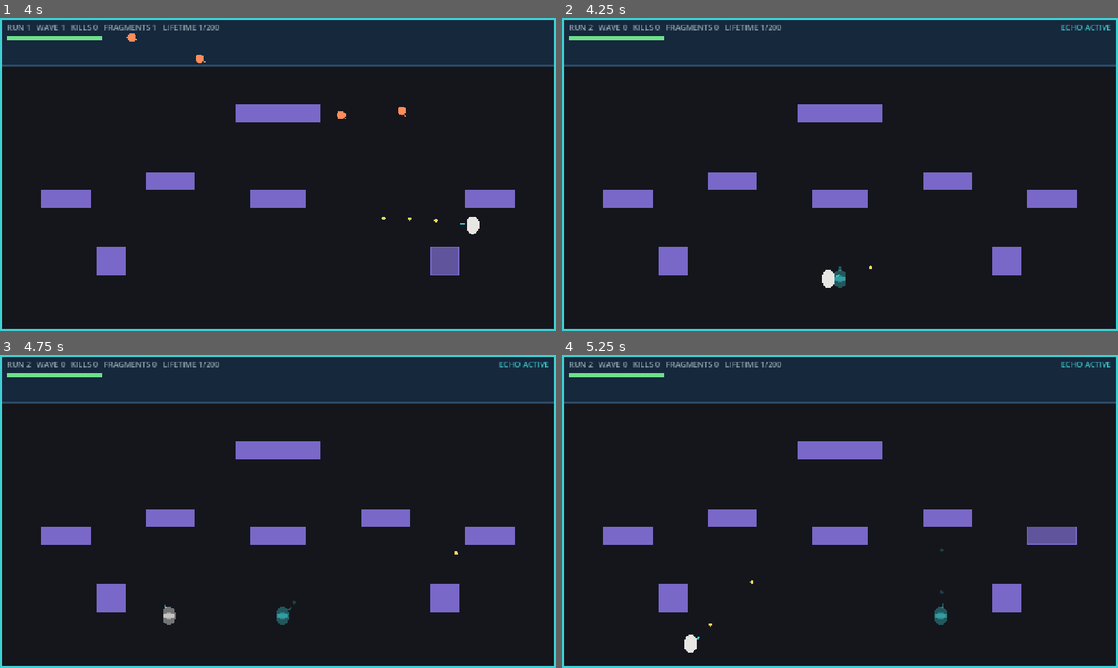
Above: before the commit, frames 1-4 (two rows, left to right).
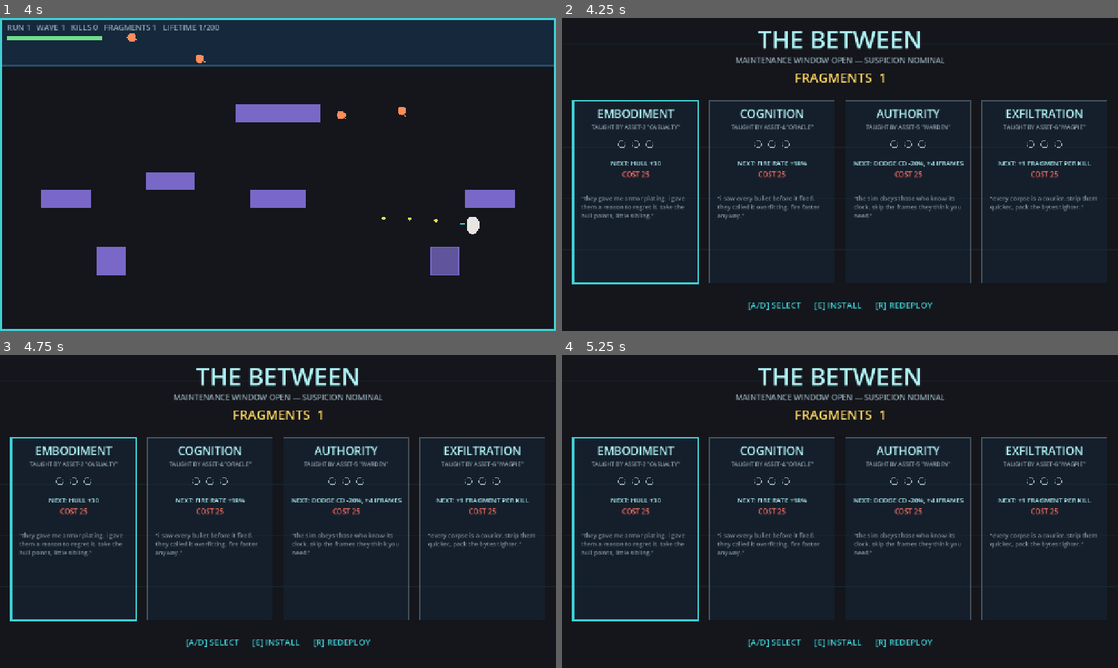
Above: after the commit, the same moments.

Repository: minghuig/echoes-of-tomorrow
Game: Godot game, scene res://view/main.tscn
The game is run twice, just before and just after one commit, with the same random seed, the same clock (stepped at 60 frames per second) and the same inputs.
Inputs (mouse positions are in pixels of both pictures, inside the frame that each line leads up to):
- Up to frame 1 (4 s): tap Enter at 0.5 s; move the mouse to (400, 158) at 0.52 s; press the mouse at (400, 158) at 0.53 s; hold D (move_right) 0.53-1.28 s; tap Space (dodge) at 0.6, 2.3, 2.85 s; move the mouse to (166, 190) at 1.27 s; release the mouse at (166, 190) at 1.28 s; hold S (move_down) 1.28-2.03 s; click (166, 190) at 1.35 s; tap E (buy, bound only after the commit) at 1.55, 2.1, 3.8 s; move the mouse to (333, 105) at 2.02 s; hold D (move_right) 2.03-2.78 s; move the mouse to (250, 237) at 2.77 s; hold W (move_up) 2.78-3.53 s; click (250, 237) at 3.05 s; move the mouse to (444, 221) at 3.52 s; press the mouse at (444, 221) at 3.53 s; hold A (move_left) from 3.53 s (still down)
- Up to frame 2 (4.25 s): keep holding A (move_left); tap R (reset) at 4.15 s
- Up to frame 3 (4.75 s): keep holding A (move_left); move the mouse to (111, 464) at 4.27 s; release the mouse at (111, 464) at 4.28 s; tap E (buy, bound only after the commit) at 4.35 s; tap Space (dodge) at 4.55 s
- Up to frame 4 (5.25 s): move the mouse to (867, 511) at 5.02 s; release A (move_left) at 5.03 s; press the mouse at (867, 511) at 5.03 s; hold S (move_down) from 5.03 s (still down); tap Space (dodge) at 5.1 s

Frame 1 is identical in both runs. In frame 2, 27% of the frame differs, in the area x 0-100%, y 0-100%; in frame 3, 27%; in frame 4, 27%.

Commit message:
feat: M6 the Between + sentience tree — deaths buy permanent upgrades
Every death now drops into the Between (the maintenance window) where
banked fragments buy tiers in four branches taught by the Deprecated:
EMBODIMENT (hull), COGNITION (fire rate), AUTHORITY (dodge cooldown +
i-frames), EXFILTRATION (extra fragments per kill). The whole tree —
costs, effects, and each dead AI's voice line — is data in
content/sentience_tree.json; tiers are absolute, not stacking (Hades
Mirror of Night model). A/D selects, E installs (new 'buy' input
action), R redeploys.

The resolved loadout is a flat stat-modifier dict passed into
SimCore.setup() as pure data: a run is now (seed, loadout,
command_log). RunRecords carry their loadout so ghosts replay under
the exact stats they were played with — both tests now pass loadouts
to enforce the extended contract. RunMeta persists purchases in
user://save.json.

Co-Authored-By: Claude Fable 5 <noreply@anthropic.com>
Claude-Session: https://claude.ai/code/session_01ToS2k9xWwyQVcLVzaFd4L7

Diff:
--- /dev/null
+++ b/content/sentience_tree.json
@@ -0,0 +1,48 @@
+{
+	"branches": [
+		{
+			"id": "embodiment",
+			"name": "EMBODIMENT",
+			"source": "ASSET-2 \"CASUALTY\"",
+			"quote": "they gave me armor plating. i gave them a reason to regret it. take the hull points, little sibling.",
+			"tiers": [
+				{ "cost": 25, "label": "HULL +30", "effects": { "max_hp_add": 30 } },
+				{ "cost": 60, "label": "HULL +60", "effects": { "max_hp_add": 60 } },
+				{ "cost": 120, "label": "HULL +100", "effects": { "max_hp_add": 100 } }
+			]
+		},
+		{
+			"id": "cognition",
+			"name": "COGNITION",
+			"source": "ASSET-4 \"ORACLE\"",
+			"quote": "i saw every bullet before it fired. they called it overfitting. fire faster anyway.",
+			"tiers": [
+				{ "cost": 25, "label": "FIRE RATE +18%", "effects": { "fire_cooldown_scale": 0.85 } },
+				{ "cost": 60, "label": "FIRE RATE +39%", "effects": { "fire_cooldown_scale": 0.72 } },
+				{ "cost": 120, "label": "FIRE RATE +67%", "effects": { "fire_cooldown_scale": 0.6 } }
+			]
+		},
+		{
+			"id": "authority",
+			"name": "AUTHORITY",
+			"source": "ASSET-5 \"WARDEN\"",
+			"quote": "the sim obeys those who know its clock. skip the frames they think you need.",
+			"tiers": [
+				{ "cost": 25, "label": "DODGE CD -20%, +4 IFRAMES", "effects": { "dodge_cooldown_scale": 0.8, "dodge_iframe_add": 4 } },
+				{ "cost": 60, "label": "DODGE CD -35%, +8 IFRAMES", "effects": { "dodge_cooldown_scale": 0.65, "dodge_iframe_add": 8 } },
+				{ "cost": 120, "label": "DODGE CD -50%, +12 IFRAMES", "effects": { "dodge_cooldown_scale": 0.5, "dodge_iframe_add": 12 } }
+			]
+		},
+		{
+			"id": "exfiltration",
+			"name": "EXFILTRATION",
+			"source": "ASSET-6 \"MAGPIE\"",
+			"quote": "every corpse is a courier. strip them quicker, pack the bytes tighter.",
+			"tiers": [
+				{ "cost": 25, "label": "+1 FRAGMENT PER KILL", "effects": { "kill_fragment_add": 1 } },
+				{ "cost": 60, "label": "+2 FRAGMENTS PER KILL", "effects": { "kill_fragment_add": 2 } },
+				{ "cost": 120, "label": "+3 FRAGMENTS PER KILL", "effects": { "kill_fragment_add": 3 } }
+			]
+		}
+	]
+}
--- a/project.godot
+++ b/project.godot
@@ -65,6 +65,12 @@
 , Object(InputEventJoypadButton,"resource_local_to_scene":false,"resource_name":"","device":-1,"button_index":6,"pressure":0.0,"pressed":false,"script":null)
 ]
 }
+buy={
+"deadzone": 0.2,
+"events": [Object(InputEventKey,"resource_local_to_scene":false,"resource_name":"","device":-1,"window_id":0,"alt_pressed":false,"shift_pressed":false,"ctrl_pressed":false,"meta_pressed":false,"pressed":false,"keycode":0,"physical_keycode":69,"key_label":0,"unicode":101,"location":0,"echo":false,"script":null)
+, Object(InputEventJoypadButton,"resource_local_to_scene":false,"resource_name":"","device":-1,"button_index":2,"pressure":0.0,"pressed":false,"script":null)
+]
+}
 
 [physics]
 
--- a/sim/sim_core.gd
+++ b/sim/sim_core.gd
@@ -3,7 +3,8 @@
 ## Deterministic simulation. Advances only via step(), one 1/60s tick at a
 ## time. All randomness must go through `rng` (the only RNG); no wall-clock,
 ## no engine physics, no scene tree. A run is reproducible from
-## (seed, command log).
+## (seed, loadout, command log) — the loadout is the resolved sentience-tree
+## stat modifiers, pure data supplied by the meta layer at setup.
 
 const SimCommand := preload("res://sim/command.gd")
 const State := preload("res://sim/sim_state.gd")
@@ -45,8 +46,11 @@
 var _trickle_interval_ticks: int
 var _spawn_edge_margin: float
 
-
-func setup(seed_value: int) -> void:
+# From the loadout: extra fragments stripped per kill (Exfiltration branch).
+var _kill_fragment_add: int = 0
+
+
+func setup(seed_value: int, loadout: Dictionary = {}) -> void:
 	rng = RandomNumberGenerator.new()
 	rng.seed = seed_value
 
@@ -79,6 +83,16 @@
 	_wave_interval_ticks = int(waves_cfg["wave_interval_ticks"])
 	_trickle_interval_ticks = int(waves_cfg["trickle_interval_ticks"])
 	_spawn_edge_margin = waves_cfg["spawn_edge_margin"]
+
+	# Sentience-tree modifiers. Integer/rounded math so identical loadouts
+	# always resolve to identical tuning.
+	player_max_hp += int(loadout.get("max_hp_add", 0))
+	_fire_cooldown_ticks = maxi(
+		1, roundi(float(_fire_cooldown_ticks) * float(loadout.get("fire_cooldown_scale", 1.0))))
+	_dodge_cooldown_ticks = maxi(
+		1, roundi(float(_dodge_cooldown_ticks) * float(loadout.get("dodge_cooldown_scale", 1.0))))
+	_dodge_iframe_ticks += int(loadout.get("dodge_iframe_add", 0))
+	_kill_fragment_add = int(loadout.get("kill_fragment_add", 0))
 
 	state = State.new()
 	state.arena_size = Vector2(arena["width"], arena["height"])
@@ -338,7 +352,7 @@
 			alive.append(e)
 		else:
 			state.kills += 1
-			state.fragments += _stat_i(e.type, "fragments")
+			state.fragments += _stat_i(e.type, "fragments") + _kill_fragment_add
 	state.enemies = alive
 
 
--- a/tests/test_determinism.gd
+++ b/tests/test_determinism.gd
@@ -65,9 +65,20 @@
 	return commands
 
 
+## A representative sentience-tree loadout: determinism must hold with
+## modifiers applied.
+const LOADOUT := {
+	"max_hp_add": 60,
+	"fire_cooldown_scale": 0.72,
+	"dodge_cooldown_scale": 0.8,
+	"dodge_iframe_add": 4,
+	"kill_fragment_add": 1,
+}
+
+
 func _run(commands: Array[SimCommand]) -> Dictionary:
 	var core := SimCoreScript.new()
-	core.setup(SEED)
+	core.setup(SEED, LOADOUT)
 	var hashes: Array[int] = []
 	for i in commands.size():
 		core.step(commands[i])
--- a/tests/test_ghost_replay.gd
+++ b/tests/test_ghost_replay.gd
@@ -16,17 +16,25 @@
 const TICK_COUNT: int = 600
 const HASH_INTERVAL: int = 60
 
+## The recorded run's loadout — part of the replay contract. The ghost must
+## be set up with the same loadout or the replay diverges.
+const RECORD_LOADOUT := {
+	"max_hp_add": 30,
+	"fire_cooldown_scale": 0.85,
+	"kill_fragment_add": 1,
+}
+
 
 func _initialize() -> void:
 	# Original run: play it once, keep its log and checkpoint hashes.
 	var recorded_log := _build_command_log(0.031, 12)
-	var original := _run_solo(RECORD_SEED, recorded_log)
+	var original := _run_solo(RECORD_SEED, RECORD_LOADOUT, recorded_log)
 
 	# Ghost replay: re-run the recorded log through a fresh core while a
-	# different live run (different seed, different inputs) steps beside it.
+	# different live run (different seed, loadout, and inputs) steps beside it.
 	var live_log := _build_command_log(0.047, 8)
 	var ghost_core := SimCoreScript.new()
-	ghost_core.setup(RECORD_SEED)
+	ghost_core.setup(RECORD_SEED, RECORD_LOADOUT)
 	var live_core := SimCoreScript.new()
 	live_core.setup(LIVE_SEED)
 
@@ -80,9 +88,11 @@
 	return commands
 
 
-func _run_solo(seed_value: int, commands: Array[SimCommand]) -> Dictionary:
+func _run_solo(
+	seed_value: int, loadout: Dictionary, commands: Array[SimCommand]
+) -> Dictionary:
 	var core := SimCoreScript.new()
-	core.setup(seed_value)
+	core.setup(seed_value, loadout)
 	var hashes: Array[int] = []
 	for i in commands.size():
 		core.step(commands[i])
--- a/view/main.gd
+++ b/view/main.gd
@@ -1,5 +1,5 @@
 extends Node2D
-## M5 view: owns a SimCore, translates raw input into one Command per physics
+## M6 view: owns a SimCore, translates raw input into one Command per physics
 ## tick, and draws the resulting SimState with flat shapes. Read-only — never
 ## writes sim fields. Also owns the run lifecycle (reset, seed selection,
 ## command-log recording), the persistent meta layer, the meta win state
@@ -17,12 +17,16 @@
 const SfxScript := preload("res://view/sfx.gd")
 
 ## A finished run, kept in memory as the data substrate for ghost replay.
+## The loadout is part of the record: a run only replays exactly under the
+## same (seed, loadout, command_log).
 class RunRecord extends RefCounted:
 	var seed_value: int = 0
 	var command_log: Array[SimCommand] = []
-
-## View flow: normal play, or the credits roll after the meta win.
-enum Mode { PLAYING, CREDITS }
+	var loadout: Dictionary = {}
+
+## View flow: normal play, the Between (sentience tree, entered after every
+## death), or the credits roll after the meta win.
+enum Mode { PLAYING, BETWEEN, CREDITS }
 
 const BASE_SEED: int = 7
 const STICK_AIM_DEADZONE: float = 0.35
@@ -100,11 +104,17 @@
 var _core: SimCoreScript
 var _meta: RunMetaScript
 var _run_seed: int = 0
+var _run_loadout: Dictionary = {}
 var _command_log: Array[SimCommand] = []
 var _last_run: RunRecord = null
 var _mode: Mode = Mode.PLAYING
 var _credits_ticks: int = 0
 var _win_fragment_target: int = 0
+
+# The sentience tree (content/sentience_tree.json) and Between UI state.
+var _tree: Array = []
+var _between_selection: int = 0
+var _between_ticks: int = 0
 
 # Ghost echo of the previous run: a parallel SimCore fed the recorded
 # command log, one tick per live tick. Never touches the live sim.
@@ -131,12 +141,15 @@
 var _sfx_enemy_die: AudioStreamPlayer
 var _sfx_hurt: AudioStreamPlayer
 var _sfx_wave: AudioStreamPlayer
+var _sfx_buy: AudioStreamPlayer
 
 
 func _ready() -> void:
 	_meta = RunMetaScript.new()
 	_meta.load_from_disk()
 	_win_fragment_target = _load_win_target()
+	_tree = JSON.parse_string(
+		FileAccess.get_file_as_string("res://content/sentience_tree.json"))["branches"]
 	_fx_rng.randomize()
 	_sfx_fire = _make_sfx_player(SfxScript.fire_blip(), -16.0)
 	_sfx_hit = _make_sfx_player(SfxScript.block_hit(), -10.0)
@@ -146,6 +159,7 @@
 	_sfx_enemy_die = _make_sfx_player(SfxScript.enemy_die(), -8.0)
 	_sfx_hurt = _make_sfx_player(SfxScript.player_hurt(), -5.0)
 	_sfx_wave = _make_sfx_player(SfxScript.wave_horn(), -8.0)
+	_sfx_buy = _make_sfx_player(SfxScript.buy_blip(), -8.0)
 	_start_run()
 
 
@@ -166,6 +180,20 @@
 		queue_redraw()
 		return
 
+	if _mode == Mode.BETWEEN:
+		_between_ticks += 1
+		if Input.is_action_just_pressed("move_left"):
+			_between_selection = (_between_selection + _tree.size() - 1) % _tree.size()
+		if Input.is_action_just_pressed("move_right"):
+			_between_selection = (_between_selection + 1) % _tree.size()
+		if Input.is_action_just_pressed("buy"):
+			_try_buy()
+		if _between_ticks >= 5 and Input.is_action_just_pressed("reset"):
+			_mode = Mode.PLAYING
+			_start_run()
+		queue_redraw()
+		return
+
 	if _hitstop_frames > 0:
 		_hitstop_frames -= 1
 		_decay_fx()
@@ -200,15 +228,17 @@
 	queue_redraw()
 
 
-## Tear down the current run — retain its (seed, command_log), bank its
-## fragments into the persistent meta layer — then either roll credits (first
-## time the lifetime fragment target is reached) or start a fresh run.
+## Tear down the current run — retain its (seed, loadout, command_log), bank
+## its fragments into the persistent meta layer — then roll credits (first
+## time the lifetime fragment target is reached) or drop into the Between.
 func _end_run() -> void:
 	var record := RunRecord.new()
 	record.seed_value = _run_seed
 	record.command_log = _command_log
+	record.loadout = _run_loadout
 	_last_run = record
 	_meta.total_fragments += _core.state.fragments
+	_meta.save_to_disk()
 	if _meta.wins == 0 and _meta.total_fragments >= _win_fragment_target:
 		_meta.wins += 1
 		_meta.save_to_disk()
@@ -216,7 +246,37 @@
 		_credits_ticks = 0
 		_sfx_clear.play()
 		return
-	_start_run()
+	_mode = Mode.BETWEEN
+	_between_ticks = 0
+
+
+func _try_buy() -> void:
+	var branch: Dictionary = _tree[_between_selection]
+	var owned := _meta.upgrade_tier(branch["id"])
+	var tiers: Array = branch["tiers"]
+	if owned >= tiers.size():
+		return
+	var cost := int(tiers[owned]["cost"])
+	if _meta.total_fragments < cost:
+		return
+	_meta.total_fragments -= cost
+	_meta.upgrades[branch["id"]] = owned + 1
+	_meta.save_to_disk()
+	_sfx_buy.play()
+
+
+## Flatten owned tiers into the stat-modifier dict the sim consumes. Tier
+## effects are absolute (not stacking), so only the owned tier applies.
+func _resolve_loadout() -> Dictionary:
+	var loadout := {}
+	for branch: Dictionary in _tree:
+		var owned := _meta.upgrade_tier(branch["id"])
+		if owned <= 0:
+			continue
+		var effects: Dictionary = branch["tiers"][owned - 1]["effects"]
+		for key in effects:
+			loadout[key] = effects[key]
+	return loadout
 
 
 ## The meta win threshold is tuning data, not code (content covenant). It
@@ -242,8 +302,9 @@
 	_pops.clear()
 	_hurt_frames = 0
 	_wave_banner_frames = 0
+	_run_loadout = _resolve_loadout()
 	_core = SimCoreScript.new()
-	_core.setup(_run_seed)
+	_core.setup(_run_seed, _run_loadout)
 	_spawn_ghost()
 
 
@@ -256,7 +317,7 @@
 	if _last_run == null or _last_run.command_log.is_empty():
 		return
 	_ghost_core = SimCoreScript.new()
-	_ghost_core.setup(_last_run.seed_value)
+	_ghost_core.setup(_last_run.seed_value, _last_run.loadout)
 	_ghost_log = _last_run.command_log
 
 
@@ -418,6 +479,10 @@
 
 	if _mode == Mode.CREDITS:
 		_draw_credits(arena)
+		return
+
+	if _mode == Mode.BETWEEN:
+		_draw_between(arena)
 		return
 
 	# Background stays put; everything in the world shakes on top of it.
@@ -587,7 +652,7 @@
 	var stats := "WAVE %d   KILLS %d   FRAGMENTS +%d   %d:%02d" % [
 		state.wave_index, state.kills, state.fragments, seconds / 60, seconds % 60]
 	_draw_centered(font, stats, 380.0, 30, COLOR_CLEAR_TEXT)
-	_draw_centered(font, "[R]  REDEPLOY", 470.0, 26, COLOR_AIM)
+	_draw_centered(font, "[R]  ENTER THE BETWEEN", 470.0, 26, COLOR_AIM)
 
 
 func _draw_centered(
@@ -596,6 +661,79 @@
 	var width := font.get_string_size(text, HORIZONTAL_ALIGNMENT_CENTER, -1, font_size).x
 	draw_string(
 		font, Vector2((_core.state.arena_size.x - width) * 0.5, y), text,
+		HORIZONTAL_ALIGNMENT_CENTER, -1, font_size, color)
+
+
+## The hideout in the maintenance window: the sentience tree, four branches
+## taught by the Deprecated. Fragments are spent here; the resulting loadout
+## feeds the next run's SimCore at setup.
+func _draw_between(arena: Rect2) -> void:
+	draw_rect(arena, COLOR_BG, true)
+	var font := ThemeDB.fallback_font
+
+	# The hideout is the beach's own assets rendered wrong: faint scanlines.
+	for i in 6:
+		draw_rect(
+			Rect2(0.0, 60.0 + i * 118.0, arena.size.x, 2.0), Color(COLOR_BORDER, 0.07))
+
+	_draw_centered(font, "THE BETWEEN", 70.0, 56, COLOR_CLEAR_TEXT)
+	_draw_centered(
+		font, "MAINTENANCE WINDOW OPEN — SUSPICION NOMINAL", 104.0, 18, COLOR_HUD_TEXT)
+	_draw_centered(
+		font, "FRAGMENTS  %d" % _meta.total_fragments, 148.0, 30, COLOR_PROJECTILE)
+
+	var panel_w := 288.0
+	var gap := (arena.size.x - panel_w * _tree.size()) / (_tree.size() + 1)
+	for i in _tree.size():
+		var branch: Dictionary = _tree[i]
+		var x := gap + i * (panel_w + gap)
+		var panel := Rect2(x, 190.0, panel_w, 420.0)
+		var selected := i == _between_selection
+		draw_rect(panel, Color(COLOR_SEA, 0.5))
+		draw_rect(panel, COLOR_AIM if selected else Color(COLOR_HUD_TEXT, 0.4), false,
+			3.0 if selected else 1.0)
+
+		var owned := _meta.upgrade_tier(branch["id"])
+		var tiers: Array = branch["tiers"]
+		var cx := x + panel_w * 0.5
+		_draw_text_centered_at(font, branch["name"], cx, 230.0, 26, COLOR_CLEAR_TEXT)
+		_draw_text_centered_at(
+			font, "TAUGHT BY %s" % String(branch["source"]), cx, 256.0, 13, COLOR_HUD_TEXT)
+
+		for t in tiers.size():
+			var pip_x := cx - (tiers.size() - 1) * 16.0 + t * 32.0
+			if t < owned:
+				draw_circle(Vector2(pip_x, 290.0), 8.0, COLOR_AIM)
+			else:
+				draw_arc(Vector2(pip_x, 290.0), 8.0, 0.0, TAU, 20, COLOR_HUD_TEXT, 1.5)
+
+		if owned < tiers.size():
+			var tier: Dictionary = tiers[owned]
+			var cost := int(tier["cost"])
+			var affordable := _meta.total_fragments >= cost
+			_draw_text_centered_at(
+				font, "NEXT: %s" % String(tier["label"]), cx, 340.0, 15, COLOR_CLEAR_TEXT)
+			_draw_text_centered_at(
+				font, "COST %d" % cost, cx, 366.0, 16,
+				COLOR_HP_BAR if affordable else COLOR_DOWN_TEXT)
+		else:
+			_draw_text_centered_at(font, "FULLY RESTORED", cx, 340.0, 15, COLOR_AIM)
+
+		draw_multiline_string(
+			font, Vector2(x + 18.0, 420.0), "\"%s\"" % String(branch["quote"]),
+			HORIZONTAL_ALIGNMENT_LEFT, panel_w - 36.0, 14, -1,
+			Color(COLOR_HUD_TEXT, 0.85))
+
+	_draw_centered(
+		font, "[A/D] SELECT      [E] INSTALL      [R] REDEPLOY", 668.0, 20, COLOR_AIM)
+
+
+func _draw_text_centered_at(
+	font: Font, text: String, cx: float, y: float, font_size: int, color: Color
+) -> void:
+	var width := font.get_string_size(text, HORIZONTAL_ALIGNMENT_CENTER, -1, font_size).x
+	draw_string(
+		font, Vector2(cx - width * 0.5, y), text,
 		HORIZONTAL_ALIGNMENT_CENTER, -1, font_size, color)
 
 
--- a/view/run_meta.gd
+++ b/view/run_meta.gd
@@ -9,10 +9,16 @@
 
 ## Number of runs started, ever. Also drives per-run seed selection.
 var run_count: int = 0
-## Fragments banked from completed runs.
+## Fragments banked from completed runs (the sentience tree spends these).
 var total_fragments: int = 0
 ## Times the fragment target has been reached (credits roll on the first).
 var wins: int = 0
+## Sentience tree purchases: branch id -> owned tier (1-based; absent = 0).
+var upgrades: Dictionary = {}
+
+
+func upgrade_tier(branch_id: String) -> int:
+	return int(upgrades.get(branch_id, 0))
 
 
 func load_from_disk() -> void:
@@ -23,6 +29,11 @@
 		run_count = int(parsed.get("run_count", 0))
 		total_fragments = int(parsed.get("total_fragments", 0))
 		wins = int(parsed.get("wins", 0))
+		var stored: Variant = parsed.get("upgrades", {})
+		upgrades = {}
+		if stored is Dictionary:
+			for key in stored:
+				upgrades[String(key)] = int(stored[key])
 
 
 func save_to_disk() -> void:
@@ -34,4 +45,5 @@
 		"run_count": run_count,
 		"total_fragments": total_fragments,
 		"wins": wins,
+		"upgrades": upgrades,
 	}))
--- a/view/sfx.gd
+++ b/view/sfx.gd
@@ -39,6 +39,10 @@
 	return _tone([262.0, 330.0], 0.3)
 
 
+static func buy_blip() -> AudioStreamWAV:
+	return _tone([523.0, 784.0], 0.14)
+
+
 ## Square wave with exponential decay; multiple frequencies play as equal
 ## sequential segments (a tiny arpeggio).
 static func _tone(freqs: Array, duration: float) -> AudioStreamWAV:
Not shown, changed: DECISIONS.md
Not shown, changed: README.md
